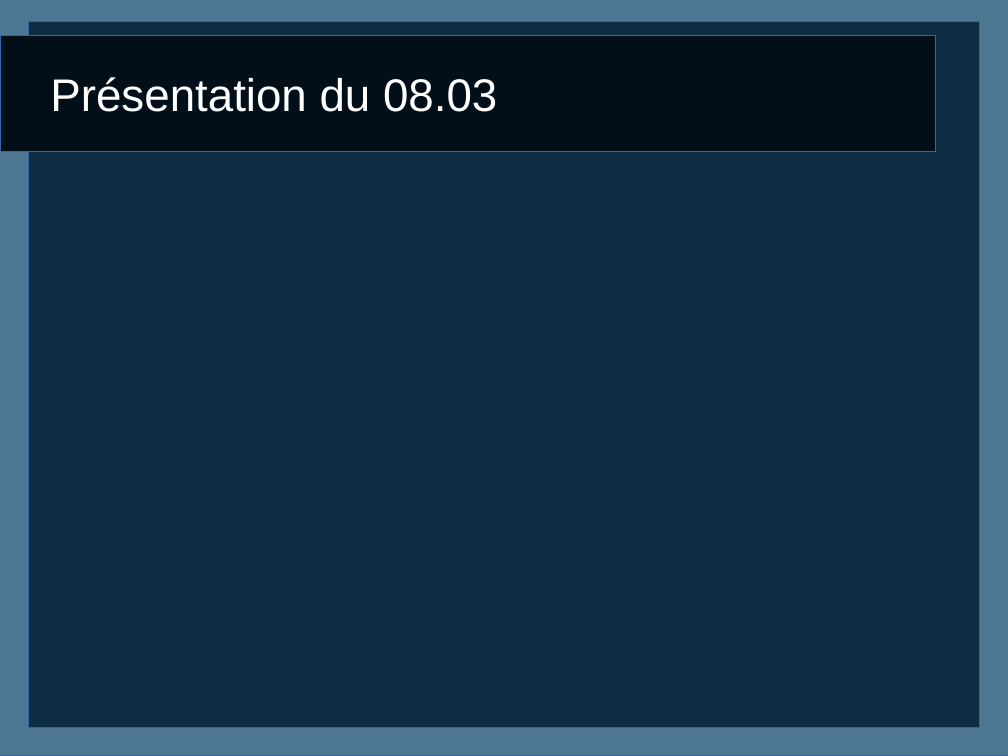
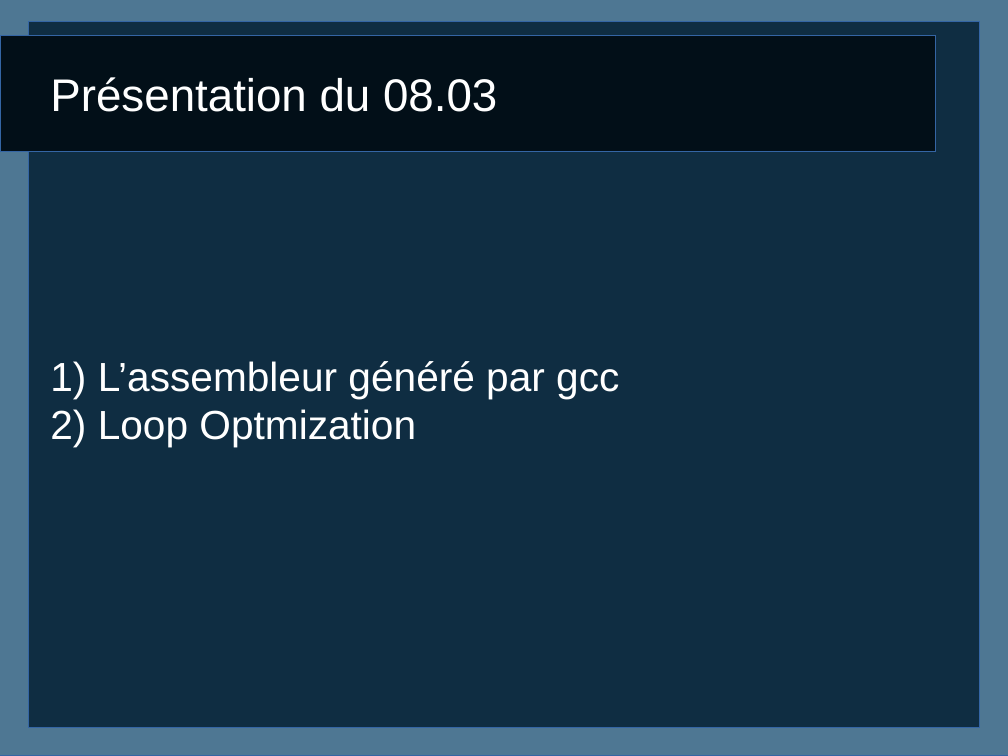
Before and after one commit to caswitch/recherche-et-doc-s4, a slide deck: slide 1 of Diapo3.odp. Drawn at 1008x756 pixels with LibreOffice and Linux fonts; fonts in the diff are those of the drawing. Boxes give left, top, right and bottom in pixels: in the first picture for what was removed or moved away, otherwise in the second. Text is boxed around its words. In the diff, an @@ line names an element or a change of style, - is before the commit and + after.

```diff
--- a/Diapo3.odp
+++ b/Diapo3.odp
@@ subtitle added at <box>98,361,619,447</box>, 32 pt, text #FFFFFF @@
+1) L’assembleur généré par gcc
+2) Loop Optmization
```
Also in this commit, not shown: 4 slides added, 1 other file.
